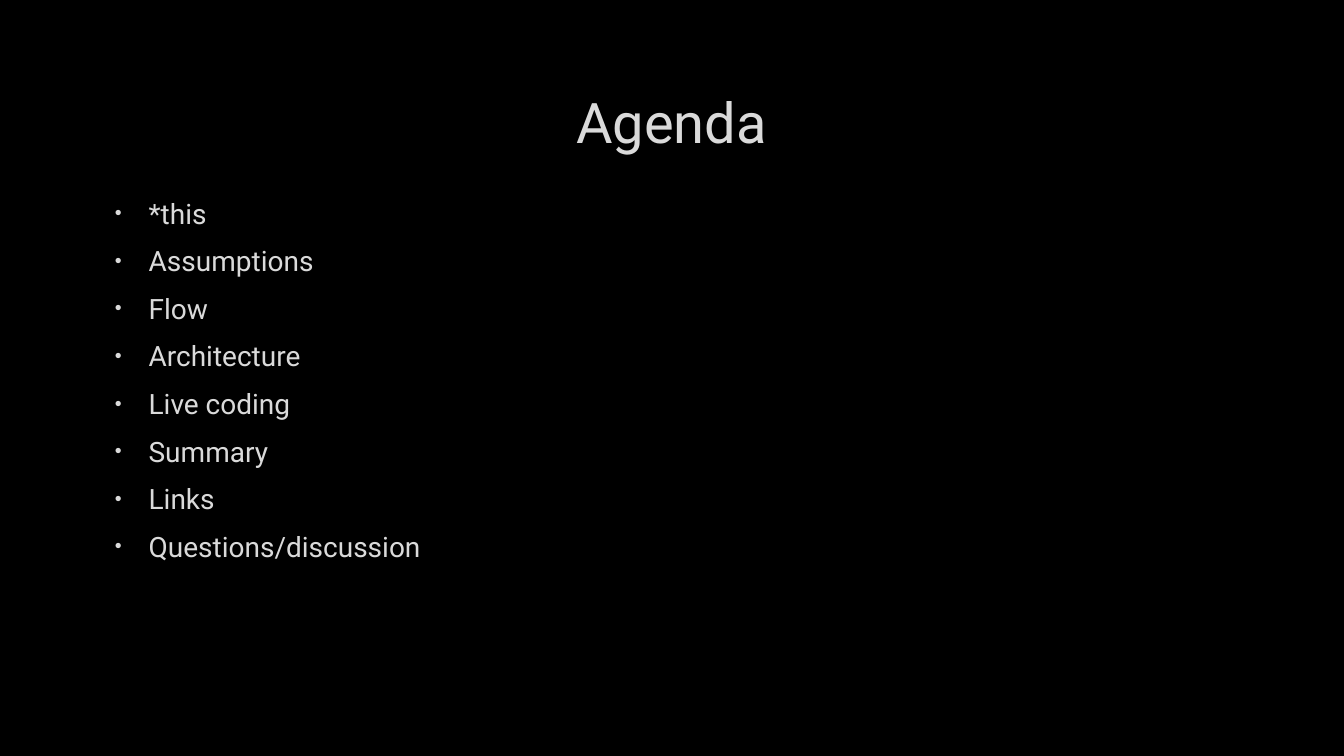
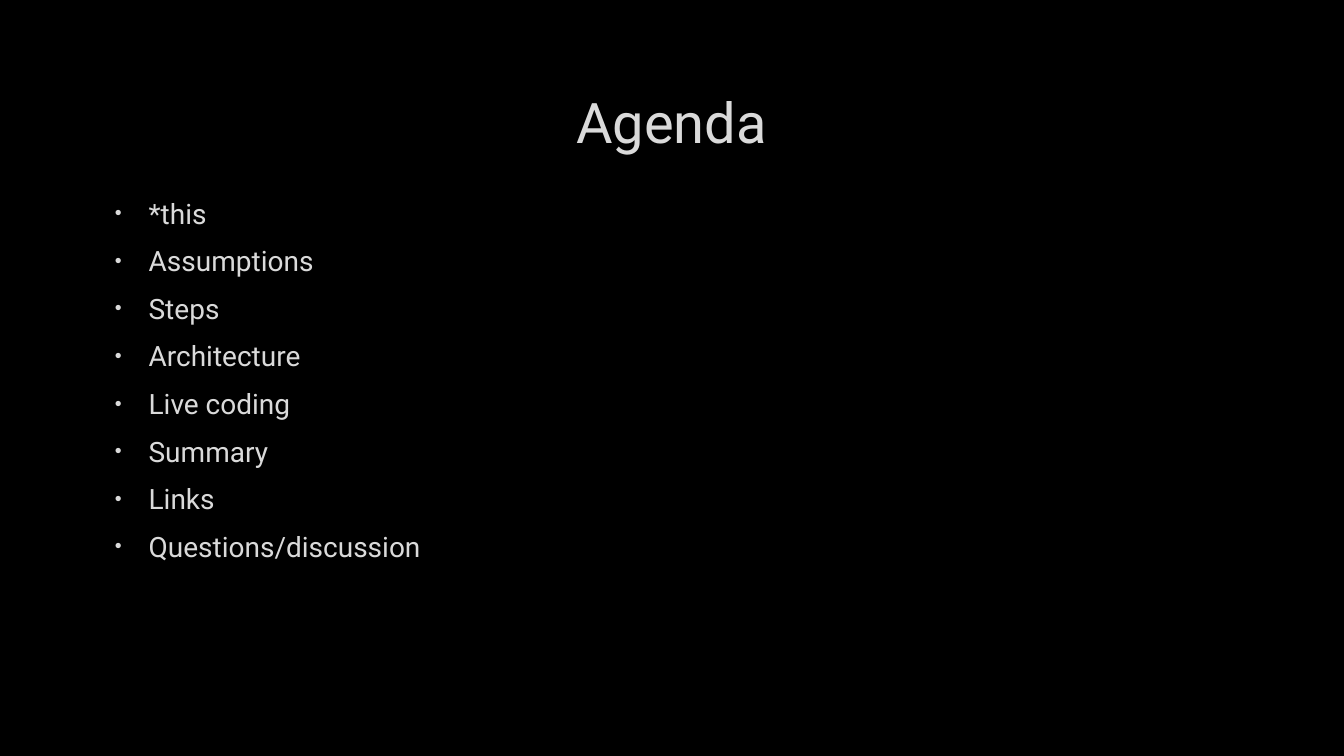
Before and after one commit to stryku/workshops, a slide deck: slide 2 of ctai-compile_time_assembly_interpreter.pptx. Drawn at 1344x756 pixels with LibreOffice and Linux fonts; fonts in the diff are those of the drawing; background and template pictures are left out. Boxes give left, top, right and bottom in pixels: in the first picture for what was removed or moved away, otherwise in the second. Text is boxed around its words. In the diff, an @@ line names an element or a change of style, - is before the commit and + after.

```diff
--- a/ctai-compile_time_assembly_interpreter.pptx
+++ b/ctai-compile_time_assembly_interpreter.pptx
@@ text at (149, 299, 220, 325): text changed @@
-• Flow
+• Steps
```
Also in this commit, not shown: 5 other slides changed, 6 slides added, 5 slides removed, 1 other file.
